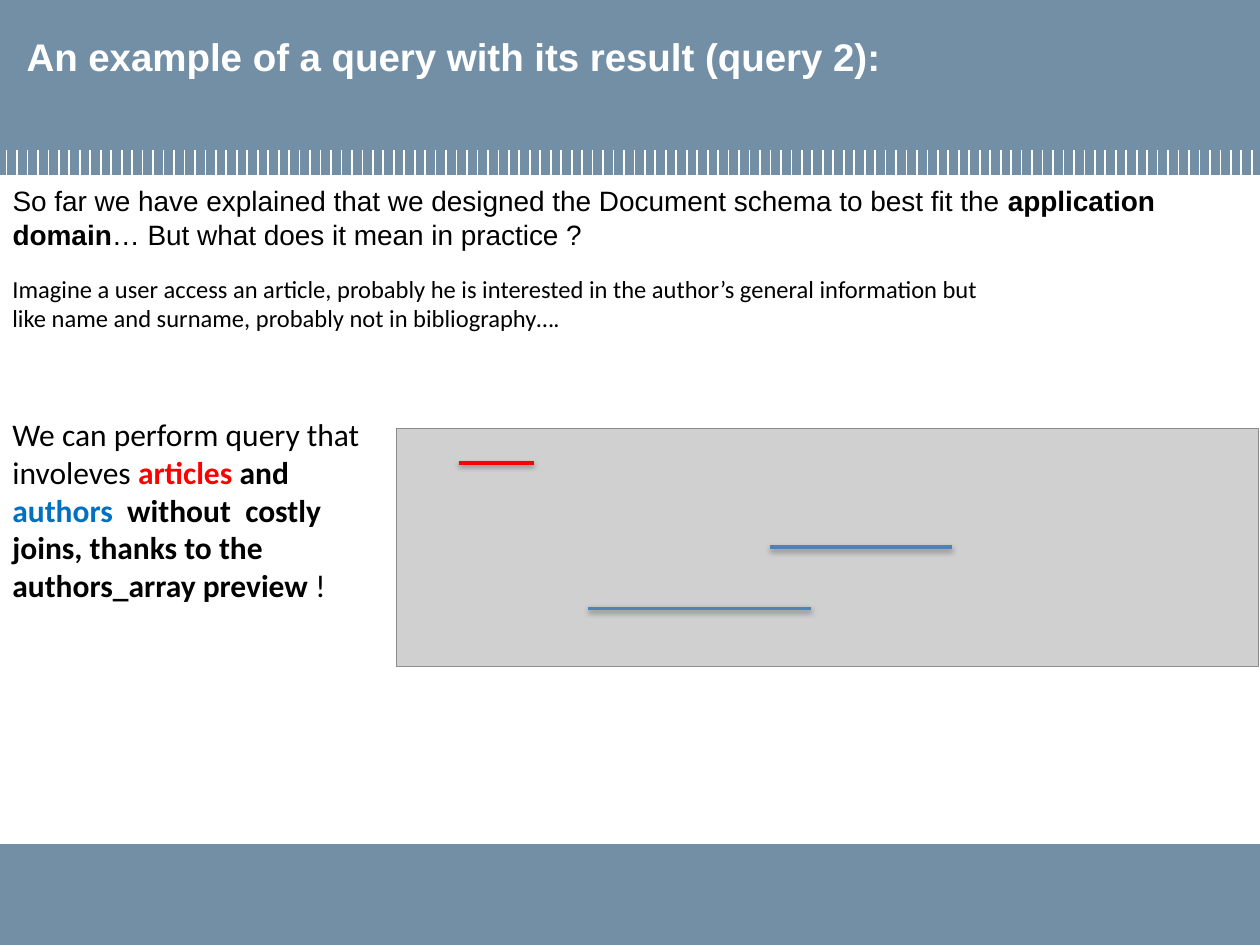
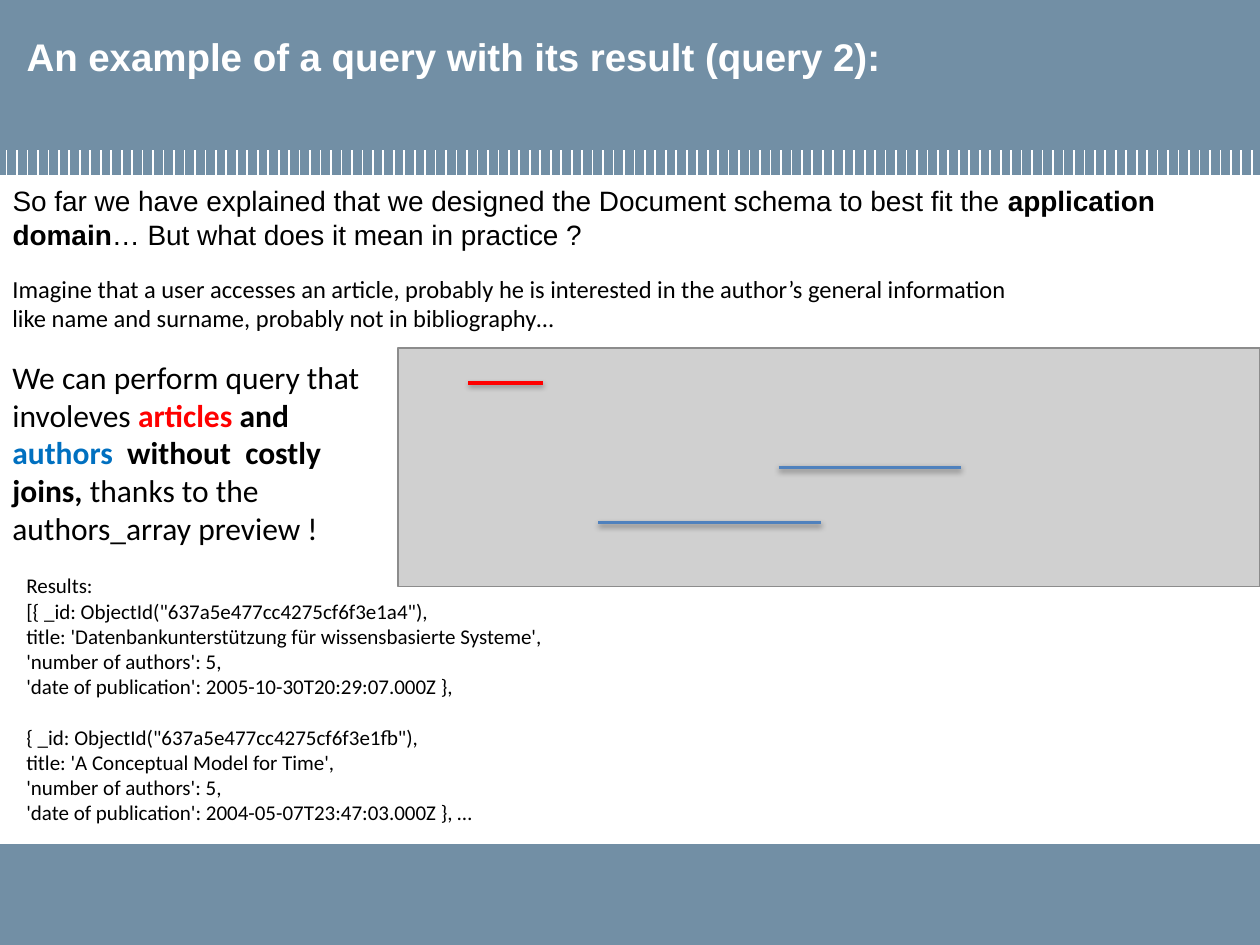
Before and after one commit to MarcoLucaPrevitera/BigData-Project, a slide deck: slide 30 of Presentation/FinalPresentation.pptx (slide 29 before the commit). Drawn at 1260x945 pixels with LibreOffice and Linux fonts; fonts in the diff are those of the drawing; grey boxes stand for pictures; background and template pictures are left out. Boxes give left, top, right and bottom in pixels: in the first picture for what was removed or moved away, otherwise in the second. Text is boxed around its words. In the diff, an @@ line names an element or a change of style, - is before the commit and + after.

Commit message:
update presentation files

```diff
--- a/Presentation/FinalPresentation.pptx
+++ b/Presentation/FinalPresentation.pptx
@@ text at box(12, 281, 1006, 332): text changed @@
-Imagine a user access an article, probably he is interested in the author’s general information but
-like name and surname, probably not in bibliography….
+Imagine that a user accesses an article, probably he is interested in the author’s general information
+like name and surname, probably not in bibliography…
@@ text "We can perform query that ...": place and size @@
-text "We can perform query that ..." at box(12, 424, 359, 602)
+text "We can perform query that ..." at box(12, 367, 359, 545)
@@ text "We can perform query that ..." at box(12, 367, 359, 545): bold off in "thanks to the authors_array preview" @@
@@ picture: place and size @@
-picture at box(397, 428, 1259, 667)
+picture at box(398, 348, 1260, 586)
@@ line moved from (459, 462) - (534, 462) to (469, 383) - (543, 383) @@
@@ line moved from (770, 547) - (953, 547) to (779, 467) - (961, 467) @@
@@ line moved from (588, 609) - (811, 609) to (598, 523) - (822, 523) @@
@@ text added at box(26, 578, 541, 824), 12 pt, text #000000 @@
+Results:
+[{ _id: ObjectId("637a5e477cc4275cf6f3e1a4"),
+title: 'Datenbankunterstützung für wissensbasierte Systeme',
+'number of authors': 5,
+'date of publication': 2005-10-30T20:29:07.000Z },
+{ _id: ObjectId("637a5e477cc4275cf6f3e1fb"),
+title: 'A Conceptual Model for Time',
+'number of authors': 5,
+'date of publication': 2004-05-07T23:47:03.000Z }, …
```
Also in this commit, not shown: 11 other slides changed, 2 slides added, 1 other file.
